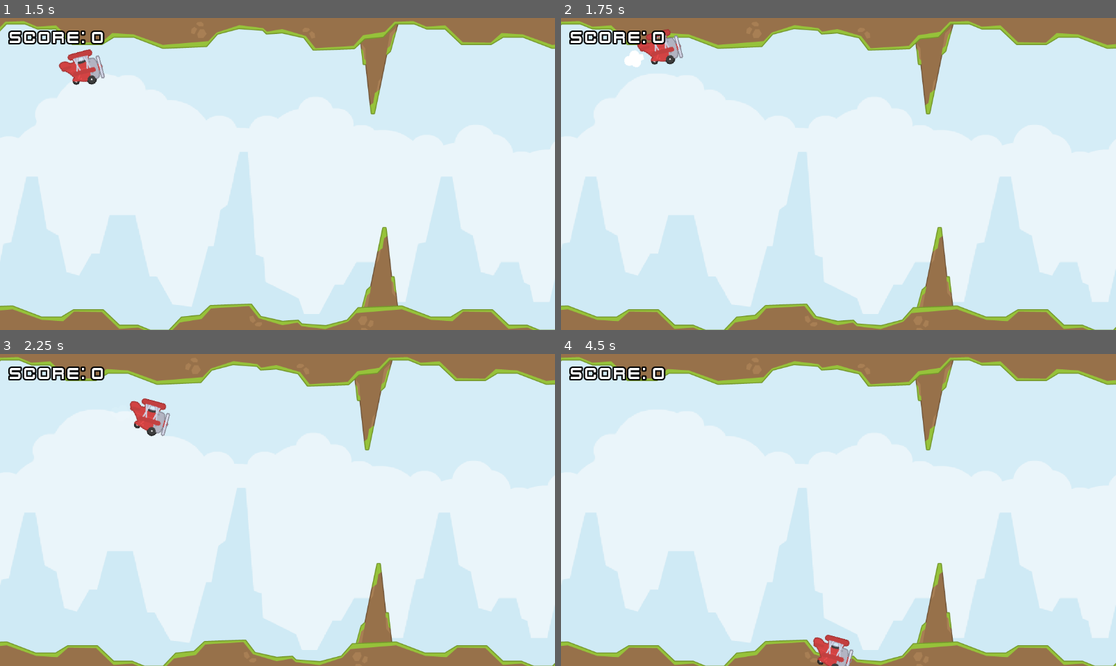
Above: before the commit, frames 1-4 (two rows, left to right).
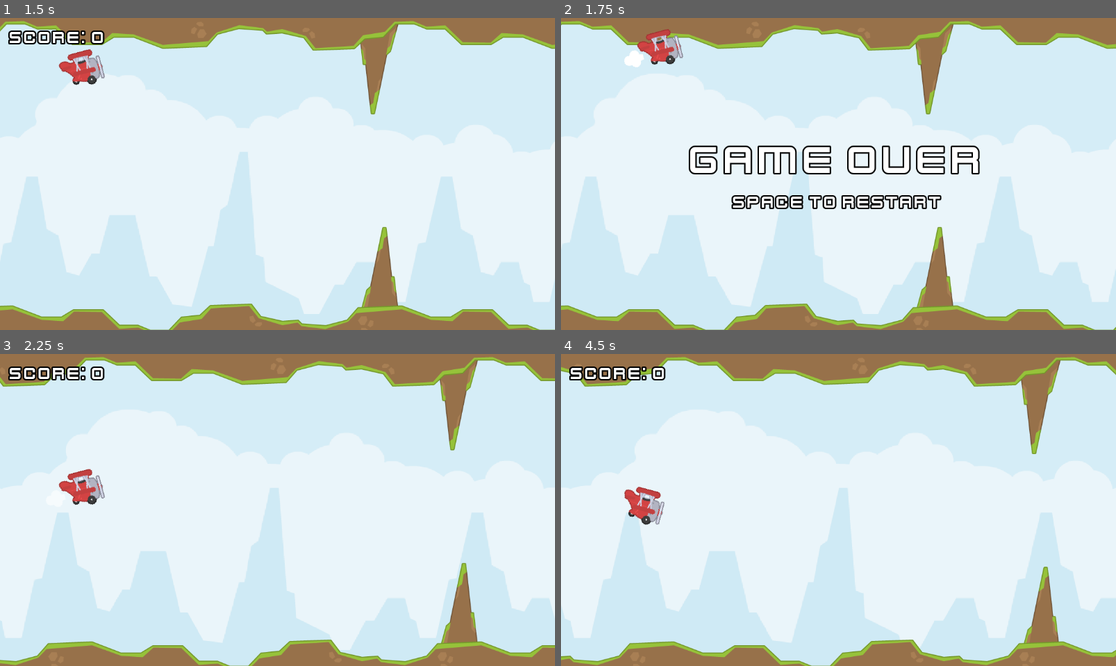
Above: after the commit, the same moments.

Repository: dsaltares/20-game-challenge
Game: Godot game, scene res://main.tscn
Two runs of this game, one before a commit and one after it. Both use one fixed random seed, a clock stepped at 60 frames per second and the inputs below.
Inputs:
- Up to frame 1 (1.5 s): tap Space (jump) at 0.6, 0.77, 1.07, 1.35 s
- Up to frame 2 (1.75 s): tap Space (jump) at 1.52 s
- Up to frame 3 (2.25 s): tap Space (jump) at 1.82, 2.1 s
- Up to frame 4 (4.5 s): tap Space (jump) at 2.85, 3.02, 3.32, 3.6, 3.77, 4.07, 4.35 s

Frame 1 is identical in both runs. In frame 2, 3.2% of the frame differs, in the area x 1-76%, y 4-62%; in frame 3, 29%; in frame 4, 29%, in the area x 0-100%, y 0-100%.

Commit message:
feat: 01 - game over screen

Diff:
--- a/01-flappy-bird-clone/environment.gd
+++ b/01-flappy-bird-clone/environment.gd
@@ -3,7 +3,7 @@
 
 signal obstacle_avoided
 
-enum EnvironmentState {
+enum State {
 	MOVING,
 	STOPPED
 }
@@ -15,7 +15,7 @@
 @onready var background: Sprite2D = $Background
 @onready var bounds: Node2D = %Bounds
 @onready var obstacles: Node2D = %Obstacles
-var state : EnvironmentState = EnvironmentState.MOVING
+var state := State.MOVING
 var background_offset := 0.0
 
 func _ready() -> void:
@@ -24,7 +24,7 @@
 		pair.connect('avoided', _on_obstacle_avoided)
 
 func _physics_process(delta: float) -> void:
-	if state == EnvironmentState.MOVING:
+	if state == State.MOVING:
 		_update_bounds(delta)
 		_update_obstacles(delta)
 
@@ -59,8 +59,8 @@
 			pair.randomize()
 
 func _update_background(delta: float) -> void:
-	var speed := background_speed if state == EnvironmentState.MOVING else 0.0
-	background_offset += speed * delta
+	var current_background_speed := background_speed if state == State.MOVING else 0.0
+	background_offset += current_background_speed * delta
 	background.material.set_shader_parameter('offset', background_offset)
 
 func _on_obstacle_avoided() -> void:
--- a/01-flappy-bird-clone/main.gd
+++ b/01-flappy-bird-clone/main.gd
@@ -3,10 +3,18 @@
 
 @onready var environment: FlappyEnvironment = $Environment
 @onready var player: Player = $Player
-@onready var ui: UI = $UI
+@onready var ui: UI = %UI
+
+var has_crashed := false
+
+func _process(_delta: float) -> void:
+	if has_crashed and Input.is_action_just_pressed('jump'):
+		get_tree().reload_current_scene()
 
 func _on_player_crashed() -> void:
-	environment.state = FlappyEnvironment.EnvironmentState.STOPPED
+	environment.state = FlappyEnvironment.State.STOPPED
+	ui.state = UI.State.GAME_OVER
+	has_crashed = true
 
 func _on_obstacle_avoided() -> void:
 	ui.score += 1
--- a/01-flappy-bird-clone/main.tscn
+++ b/01-flappy-bird-clone/main.tscn
@@ -1,10 +1,9 @@
-[gd_scene load_steps=6 format=3 uid="uid://bdjvxxi24wv50"]
+[gd_scene load_steps=5 format=3 uid="uid://bdjvxxi24wv50"]
 
 [ext_resource type="PackedScene" uid="uid://df4oc7cclevfc" path="res://player.tscn" id="1_hly45"]
 [ext_resource type="Script" path="res://main.gd" id="1_nd3qx"]
 [ext_resource type="PackedScene" uid="uid://c3l467qq7jwko" path="res://environment.tscn" id="3_8ciih"]
 [ext_resource type="PackedScene" uid="uid://0kjfq2ojad7v" path="res://ui.tscn" id="4_6hqsr"]
-[ext_resource type="Script" path="res://ui.gd" id="5_o7010"]
 
 [node name="Main" type="Node2D"]
 script = ExtResource("1_nd3qx")
@@ -14,8 +13,10 @@
 [node name="Player" parent="." instance=ExtResource("1_hly45")]
 position = Vector2(170, 311)
 
-[node name="UI" parent="." instance=ExtResource("4_6hqsr")]
-script = ExtResource("5_o7010")
+[node name="CanvasLayer" type="CanvasLayer" parent="."]
+
+[node name="UI" parent="CanvasLayer" instance=ExtResource("4_6hqsr")]
+unique_name_in_owner = true
 
 [connection signal="obstacle_avoided" from="Environment" to="." method="_on_obstacle_avoided"]
 [connection signal="crashed" from="Player" to="." method="_on_player_crashed"]
--- a/01-flappy-bird-clone/player.gd
+++ b/01-flappy-bird-clone/player.gd
@@ -3,7 +3,7 @@
 
 signal crashed
 
-enum PlayerState {
+enum State {
 	MOVING,
 	CRASHED
 }
@@ -19,7 +19,7 @@
 @onready var crash_sfx: AudioStreamPlayer = $CrashSFX
 @onready var flap_sfx: AudioStreamPlayer = $FlapSFX
 var rotation_alignment_time := 0.0
-var state: PlayerState = PlayerState.MOVING
+var state := State.MOVING
 
 func _physics_process(delta: float) -> void:
 	rotation_alignment_time += delta
@@ -27,7 +27,7 @@
 	var was_flying := velocity.y < 0
 	velocity.y += gravity * delta
 
-	if state == PlayerState.MOVING and Input.is_action_just_pressed('jump'):
+	if state == State.MOVING and Input.is_action_just_pressed('jump'):
 		velocity.y = flap_force
 		puff_anim_player.play('flap')
 		flap_sfx.play()
@@ -45,7 +45,7 @@
 		rotation_degrees = target_roation_degrees
 
 	var collides := move_and_slide()
-	if collides and state == PlayerState.MOVING:
+	if collides and state == State.MOVING:
 		crashed.emit()
-		state = PlayerState.CRASHED
+		state = State.CRASHED
 		crash_sfx.play()
--- a/01-flappy-bird-clone/ui.gd
+++ b/01-flappy-bird-clone/ui.gd
@@ -1,9 +1,29 @@
 class_name UI
 extends Control
 
+enum State {
+	GAME,
+	GAME_OVER
+}
+
+@onready var game_over: Control = $GameOver
+@onready var game: Control = $Game
 @onready var score_label: Label = %ScoreLabel
 
 var score := 0
+var state := State.GAME : set = _set_state
+
+func _ready() -> void:
+	game.visible = true
+	game_over.visible = false
 
 func _process(_delta: float) -> void:
 	score_label.text = 'Score: %d' % score
+
+func _set_state(new_state: State) -> void:
+	state = new_state
+	_update_visibility()
+
+func _update_visibility() -> void:
+	game.visible = state == State.GAME
+	game_over.visible = state == State.GAME_OVER
--- a/01-flappy-bird-clone/ui.tscn
+++ b/01-flappy-bird-clone/ui.tscn
@@ -1,6 +1,13 @@
-[gd_scene load_steps=3 format=3 uid="uid://0kjfq2ojad7v"]
+[gd_scene load_steps=5 format=3 uid="uid://0kjfq2ojad7v"]
 
 [ext_resource type="FontFile" uid="uid://mmljd58wgp7c" path="res://kenvector_future.ttf" id="1_uggql"]
+[ext_resource type="Script" path="res://ui.gd" id="1_vdtjf"]
+
+[sub_resource type="LabelSettings" id="LabelSettings_alabk"]
+font = ExtResource("1_uggql")
+font_size = 86
+outline_size = 12
+outline_color = Color(0, 0, 0, 1)
 
 [sub_resource type="LabelSettings" id="LabelSettings_4ffm1"]
 font = ExtResource("1_uggql")
@@ -15,17 +22,70 @@
 anchor_bottom = 1.0
 grow_horizontal = 2
 grow_vertical = 2
+script = ExtResource("1_vdtjf")
 
-[node name="MarginContainer" type="MarginContainer" parent="."]
+[node name="GameOver" type="Control" parent="."]
 layout_mode = 1
-offset_right = 221.0
-offset_bottom = 61.0
+anchors_preset = 15
+anchor_right = 1.0
+anchor_bottom = 1.0
+grow_horizontal = 2
+grow_vertical = 2
+size_flags_horizontal = 0
+size_flags_vertical = 0
+
+[node name="VBoxContainer" type="VBoxContainer" parent="GameOver"]
+layout_mode = 1
+anchors_preset = 8
+anchor_left = 0.5
+anchor_top = 0.5
+anchor_right = 0.5
+anchor_bottom = 0.5
+offset_left = -218.5
+offset_top = -43.0
+offset_right = 218.5
+offset_bottom = 43.0
+grow_horizontal = 2
+grow_vertical = 2
+
+[node name="GameOverLabel" type="Label" parent="GameOver/VBoxContainer"]
+layout_mode = 2
+text = "Game Over
+"
+label_settings = SubResource("LabelSettings_alabk")
+horizontal_alignment = 1
+
+[node name="Spacer" type="Control" parent="GameOver/VBoxContainer"]
+custom_minimum_size = Vector2(0, 10)
+layout_mode = 2
+
+[node name="RestartLabel" type="Label" parent="GameOver/VBoxContainer"]
+layout_mode = 2
+text = "Space to restart"
+label_settings = SubResource("LabelSettings_4ffm1")
+horizontal_alignment = 1
+
+[node name="Game" type="Control" parent="."]
+layout_mode = 2
+anchors_preset = 0
+offset_left = 20.0
+offset_top = 20.0
+offset_right = 20.0
+offset_bottom = 41.0
+size_flags_horizontal = 0
+
+[node name="MarginContainer" type="MarginContainer" parent="Game"]
+layout_mode = 1
+offset_left = -20.0
+offset_top = -20.0
+offset_right = 201.0
+offset_bottom = 41.0
 theme_override_constants/margin_left = 20
 theme_override_constants/margin_top = 20
 theme_override_constants/margin_right = 20
 theme_override_constants/margin_bottom = 20
 
-[node name="ScoreLabel" type="Label" parent="MarginContainer"]
+[node name="ScoreLabel" type="Label" parent="Game/MarginContainer"]
 unique_name_in_owner = true
 layout_mode = 2
 text = "Score: 0"
